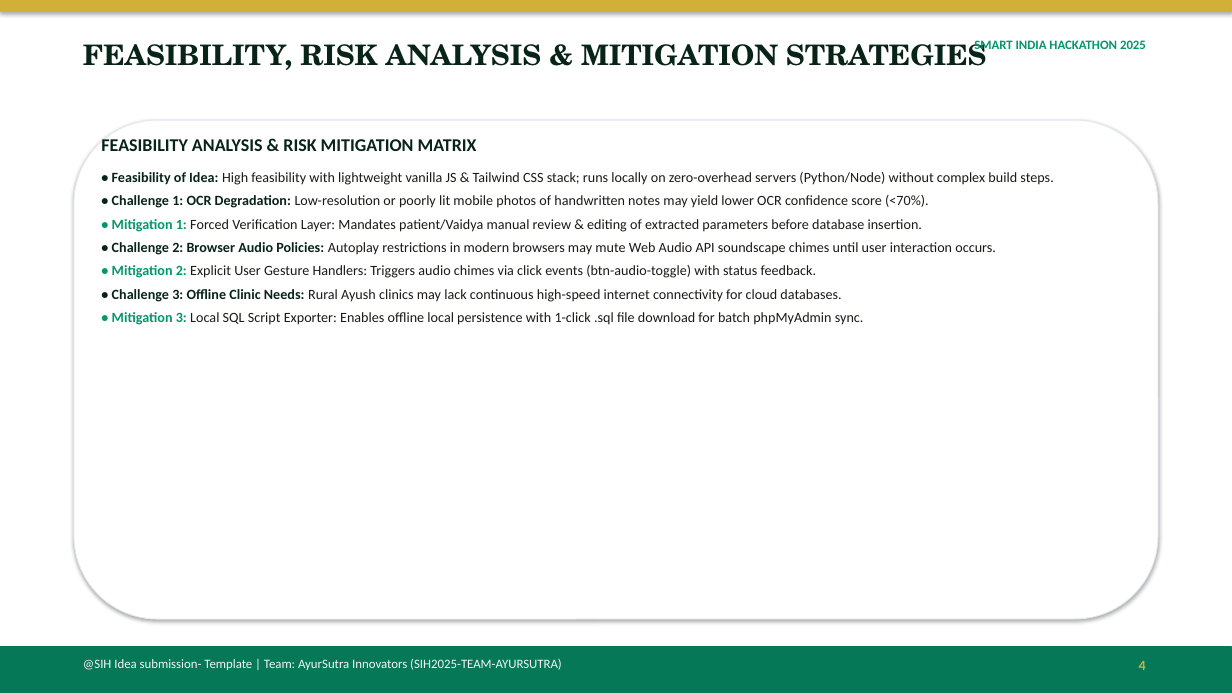
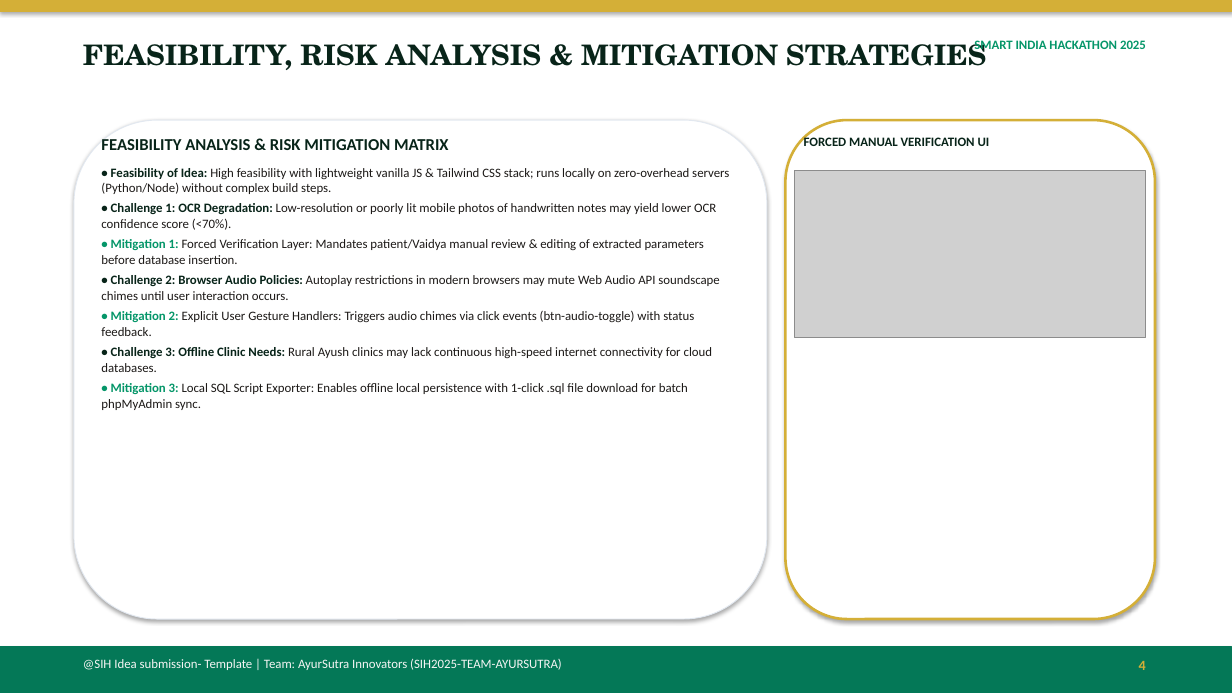
Before and after one commit to 2025ucp1468-Mayank/SIH_PROJECT, a slide deck: slide 4 of SIH_ppt.ppt. Drawn at 1232x693 pixels with LibreOffice and Linux fonts; fonts in the diff are those of the drawing; grey boxes stand for pictures. Boxes give left, top, right and bottom in pixels: in the first picture for what was removed or moved away, otherwise in the second. Text is boxed around its words. In the diff, an @@ line names an element or a change of style, - is before the commit and + after.

Commit message:
Add SIH_ppt_final.pptx with high-res UI screenshots embedded on Slides 1 to 5

```diff
--- a/SIH_ppt.ppt
+++ b/SIH_ppt.ppt
@@ rounded rectangle: place and size @@
-rounded rectangle at <box>74,120,1158,619</box>
+rounded rectangle at <box>74,120,767,619</box>
@@ text "FEASIBILITY ANALYSIS & RISK MITIGATION ..." at <box>101,139,729,410</box>: size 14 to 13 pt in "FEASIBILITY ANALYSIS & RISK MITIGATION MATRIX"; size 11 to 10 pt; less space between paragraphs @@
@@ rounded rectangle added at <box>786,120,1155,619</box>, fill #FFFFFF, outline #D4AF37 2 pt @@
@@ text added at <box>804,135,990,146</box>, 10 pt, text #082419, bold @@
+FORCED MANUAL VERIFICATION UI
@@ picture added at <box>795,171,1146,337</box> @@
```
Also in this commit, not shown: 5 other slides changed, 5 other files.
